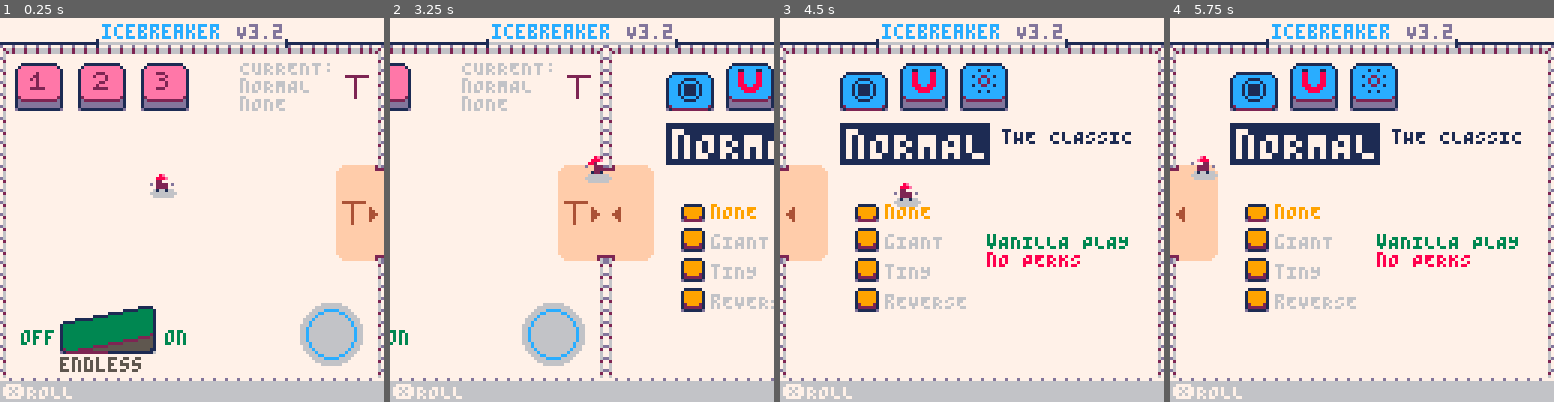
Above: before the commit, frames 1-4 (left to right).
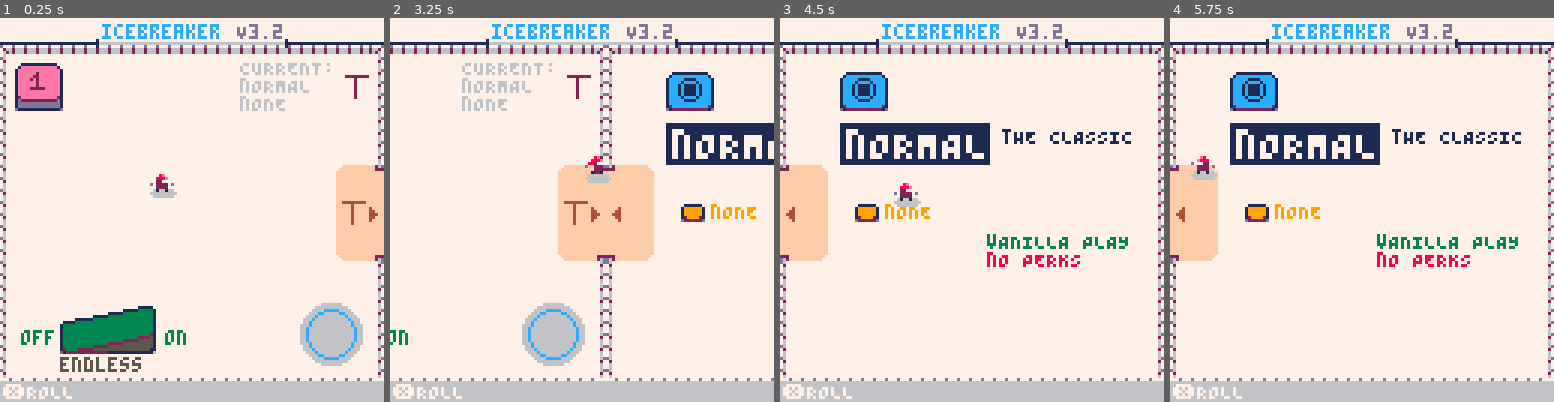
Above: after the commit, the same moments.

Repository: wsasaki01/icebreaker
Game: PICO-8 cartridge p3/icebreaker-p3.p8
The game is run twice, just before and just after one commit, with the same random seed, the same clock (stepped at 60 frames per second) and the same inputs.
Inputs (mouse positions are in pixels of both pictures, inside the frame that each line leads up to):
- Up to frame 1 (0.25 s): no input
- Up to frame 2 (3.25 s): tap X (X key) at 0.33, 1.07, 1.85, 2.97 s; click (670, 121) at 0.67 s; tap O (Z key) at 0.7, 1.7, 2.1, 2.5, 2.9 s; click (436, 267) at 1.22 s; hold Right 1.6-2.1 s; click (497, 114) at 1.77 s; hold Up 2.15-2.42 s; click (562, 259) at 2.32 s; hold Right 2.47-3.03 s; click (624, 106) at 2.87 s; hold Left from 3.08 s (still down)
- Up to frame 3 (4.5 s): tap O (Z key) at 3.3, 3.7, 4.1 s; click (1075, 256) at 3.42 s; release Left at 3.58 s; hold Down 3.63-3.97 s; click (841, 102) at 3.97 s; hold Right from 4.02 s (still down); tap X (X key) at 4.08 s
- Up to frame 4 (5.75 s): tap O (Z key) every 0.4 s from 4.5 to 5.7 s; click (1292, 248) at 4.52 s; release Right at 4.68 s; hold Up 4.73-5.03 s; click (1354, 94) at 5.07 s; hold Left 5.08-5.68 s; tap X (X key) at 5.2 s; click (1419, 244) at 5.62 s; hold Down from 5.73 s (still down)

The runs differ from the first frame. In frame 1, 3.1% of the frame differs, in the area x 20-50%, y 11-25%; in frame 2, 4.0%; in frame 3, 5.0%, in the area x 19-60%, y 11-77%; in frame 4, 5.0%.

Commit message:
Added new tag

Diff:
--- a/p3/init.lua
+++ b/p3/init.lua
@@ -18,8 +18,8 @@
     --4=hammer
     --5=mod
 
-    --unlocked=dget(2)
-    unlocked=9
+    dset(2,1)
+    unlocked=dget(2)
 
     mc = 1
     menu_op_len = 2
@@ -55,35 +55,9 @@
 
     endless=false
 
-    buttons={{}, {}, {}, {}}
     alpha="abcdefghijklmnopqrstuvwxyz"
 
-    local x_pos=5
-    for tile_cnt,tile in pairs(level_tiles) do
-        local flag=false
-        local lvl_cnt=1
-        for lvl_cnt,lvl in pairs(tile[2]) do
-            if (lvl[3]) flag=true
-            local mem=3+(tile_cnt-1)*18+(lvl_cnt-1)*6
-            lvl[4]=format_score(dget(mem), dget(mem+1))
-        end
-        create_button(x_pos, 15, 1, tile_cnt, 0, flag)
-        x_pos+=21
-    end
-
-    local x_pos=148
-    for type_cnt,type in pairs(h_types) do
-        create_button(x_pos, 15, 3, type_cnt,0, type.got)
-        x_pos+=20
-    end
-    buttons[3][menu_op.h_type].pressed=true
-
-    local y_pos=60
-    for mod_cnt,mod in pairs(mods) do
-        create_button(153, y_pos, 4, mod_cnt,0, mod.got)
-        y_pos+=10
-    end
-    buttons[4][menu_op.mod].pressed=true
+    gen_btns()
 
     starter=setmetatable({
         x=105,y=100,
@@ -127,7 +101,7 @@
     tran_cnt=0
     tran_fr=20
 
-    p = create_player(menu_op.h_type, menu_op.mod, false)
+    p = create_player(menu_op.h_type, menu_op.mod)
     h = create_weapon(menu_op.h_type, menu_op.mod)
 
     reset_tbls()
@@ -244,3 +218,38 @@
 function get_lvl_info()
     return level_tiles[menu_c.pack][2][menu_c.lvl]
 end
+
+function get_mem_loc()
+    if (not menu_c.pack or not menu_c.lvl) return false
+    return 3+(menu_c.pack-1)*18+(menu_c.lvl-1)*6
+end
+
+function gen_btns()
+    buttons={{}, {}, {}, {}}
+    local x_pos=5
+    for tile_cnt,tile in pairs(level_tiles) do
+        local flag=false
+        local lvl_cnt=1
+        for lvl_cnt,lvl in pairs(tile[2]) do
+            if (lvl[3]) flag=true
+            local mem=3+(tile_cnt-1)*18+(lvl_cnt-1)*6
+            lvl[4]=format_score(dget(mem), dget(mem+1))
+        end
+        create_button(x_pos, 15, 1, tile_cnt, 0, flag)
+        x_pos+=21
+    end
+
+    local x_pos=148
+    for type_cnt,type in pairs(h_types) do
+        create_button(x_pos, 15, 3, type_cnt,0, type.got)
+        x_pos+=20
+    end
+    buttons[3][menu_op.h_type].pressed=true
+
+    local y_pos=60
+    for mod_cnt,mod in pairs(mods) do
+        create_button(153, y_pos, 4, mod_cnt,0, mod.got)
+        y_pos+=10
+    end
+    buttons[4][menu_op.mod].pressed=true
+end
--- a/p3/player.lua
+++ b/p3/player.lua
@@ -1,4 +1,4 @@
-function create_player(type, mod, _mem)
+function create_player(type, mod)
     local move_multi=1
     local multiplier=1
     local a_len=0.3
@@ -38,7 +38,7 @@
 
         score1 = 0, score2 = 0,
         w_score1 = 0, w_score2 = 0,
-        mem=_mem and 3+(menu_c.pack-1)*18+(menu_c.lvl-1)*6 or false,
+        mem=get_mem_loc(),
 
         multi=multiplier, base_multi=multiplier, combo_rec = 0,
         w_combo=0, w_combo_rec=0,
--- a/p3/setup.lua
+++ b/p3/setup.lua
@@ -6,8 +6,10 @@
     dset(1, menu_op.mod)
 
     reset_tbls()
-    p = create_player(menu_op.h_type, menu_op.mod, true)
+    p = create_player(menu_op.h_type, menu_op.mod)
     h = create_weapon(menu_op.h_type, menu_op.mod)
+    local mem=get_mem_loc()
+    dset(mem+5, 1)
     cont = create_controller(get_lvl(menu_c.pack,menu_c.lvl))
 end
 
@@ -206,6 +208,7 @@
                     _g.finished=true
                     _g.play=false
                     update_high_score()
+                    if (unlocked==(menu_c.pack-1)*3+(menu_c.lvl)) dset(2, unlocked+1)
                 end
             end
         end,
--- a/p3/ui.lua
+++ b/p3/ui.lua
@@ -115,6 +115,7 @@
 
         draw=function(_ENV)
             if (not unlocked) return
+
             local cols={14,15,12,9}
             pal(7,cols[type])
             if type==4 then
@@ -137,6 +138,7 @@
                     end
                 elseif type==2 then
                     print(alpha[cnt], x+6, y+(pressed and 7 or 4), 4)
+                    if (dget(8+(parent_cnt-1)*18+(cnt-1)*6)==0) print("\^i\#7NEW", x+10, y, 0)
                     if pressed then
                         local info=level_tiles[parent_cnt][2][cnt]
                         print(parent_cnt..alpha[cnt].." \^i"..info[1].."\n", 28, 45, 12)
--- a/p3/update.lua
+++ b/p3/update.lua
@@ -25,9 +25,11 @@
             retry=false
             finished=false
 
+            unlocked=dget(2)
             gen_lvl_info()
+            gen_btns()
             reset_tbls()
-            p = create_player(menu_op.h_type, menu_op.mod, false)
+            p = create_player(menu_op.h_type, menu_op.mod)
             h.equipped=false
             hub=true
         end
